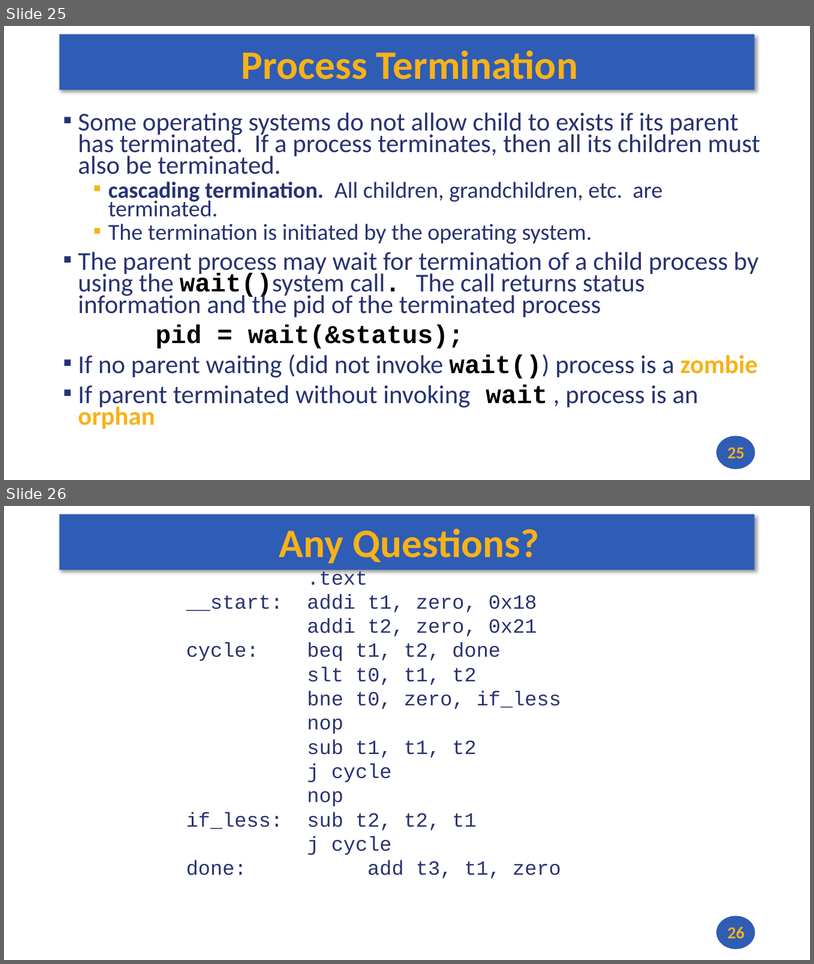
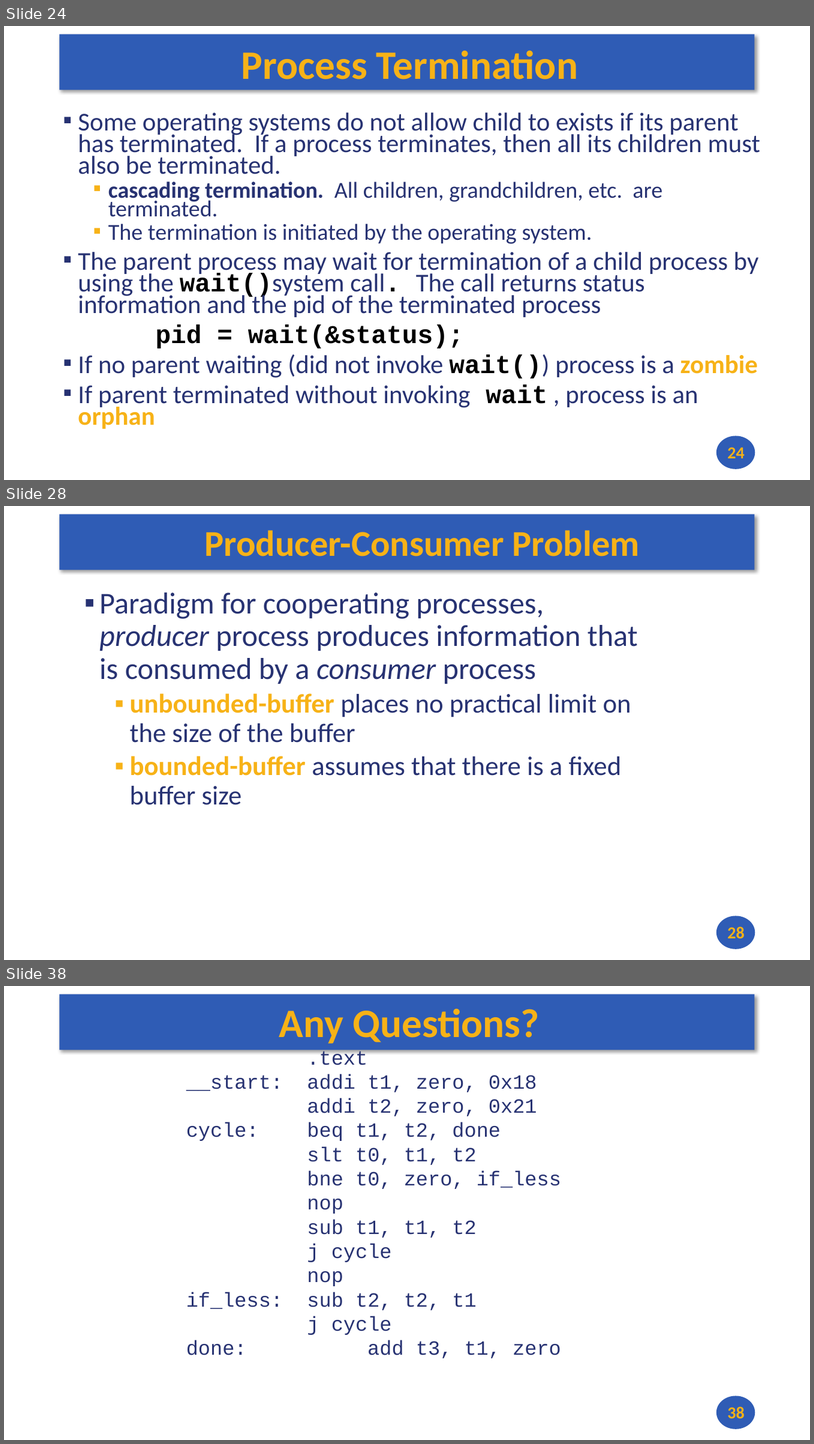
Before and after one commit to andrewt0301/hse-acos-course, a slide deck: docs/part2os/06_Processes/OS_Lecture_06.pptx. Shown one above the other, each under a label of ours: slides 25 and 26 before the commit, slides 24, 28 and 38 after it; the slides between them are not shown. The pictures are 814x964 and 814x1444 pixels, drawn with LibreOffice and Linux fonts; fonts in the diff are those of the drawing. Boxes give left, top, right and bottom in pixels: in the first picture for what was removed or moved away, otherwise in the second. Text is boxed around its words. In the diff, an @@ line names an element or a change of style, - is before the commit and + after.

```diff
--- a/docs/part2os/06_Processes/OS_Lecture_06.pptx
+++ b/docs/part2os/06_Processes/OS_Lecture_06.pptx
@@ slide 28 added at (x1=4, y1=506, x2=810, y2=960), background #FFFFFF; not listed: 2 template elements that a slide beside it also shows @@
@@ title added at (x1=205, y1=530, x2=639, y2=556), 43.2 pt, text #F7B217, bold @@
+Producer-Consumer Problem
@@ text added at (x1=99, y1=592, x2=638, y2=805), 32 pt, text #273272 @@
+▪ Paradigm for cooperating processes, producer process produces information that is consumed by a consumer process
+  ▪ unbounded-buffer places no practical limit on the size of the buffer
+  ▪ bounded-buffer assumes that there is a fixed buffer size
@@ page number added at (x1=728, y1=926, x2=744, y2=938), 20 pt, text #F7B217, bold @@
+28
@@ what was slide 25 is now slide 24 @@
@@ page number at (x1=728, y1=447, x2=744, y2=458): text changed @@
-25
+24
@@ what was slide 26 is now slide 38 @@
@@ page number at (x1=728, y1=1406, x2=744, y2=1418): text changed @@
-26
+38
```
Also in this commit, not shown: 12 other slides added, 1 slide removed, 1 other file.
